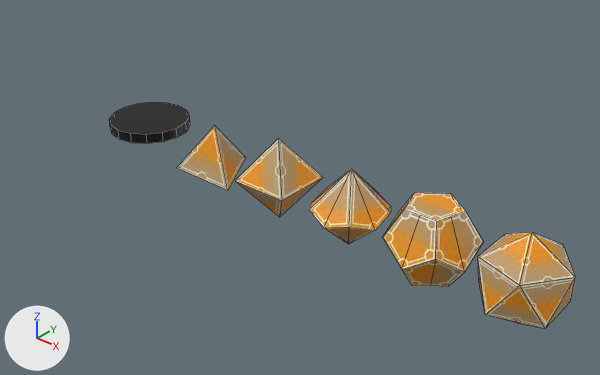
The Blender file Blender/BaseModels.blend, before and after one commit.
Before and after are seen from a 50 mm camera at (13.03, -12.2, 8.73) aimed at (2.24, 0.44, -0.32). The lights are fixed; the arrows at lower left show +X, +Y and +Z. Mesh edges are drawn as thin lines.

Script lines for the objects in view, before the commit:
```python
ob_coin = bpy.data.objects.new('Coin', me_circle_013)
ob_coin.location = (-2.36, 0.0, 0.0)
ob_d10 = bpy.data.objects.new('D10', me_circle_009)
ob_d10.location = (4.0, 0.0, 0.0)
ob_d10.rotation_euler = (0.0, 0.0, 0.628)  # degrees (0, 0, 36)
ob_d12 = bpy.data.objects.new('D12', me_circle_006)
ob_d12.location = (6.0, 0.0, 0.0)
ob_d12.rotation_euler = (0.0, 0.0, 0.628)  # degrees (0, 0, 36)
ob_d20 = bpy.data.objects.new('D20', me_icosphere)
ob_d20.location = (8.0, 0.0, 0.0)
ob_d4 = bpy.data.objects.new('D4', me_circle)
ob_d4.location = (0.0, 0.0, 0.0)
ob_d8 = bpy.data.objects.new('D8', me_cube_002)
ob_d8.location = (2.0, 0.0, 0.0)
# me_circle
# before: 0 (0.0, 1.0, -0.48) at pixel (245, 157), 1 (-0.87, -0.5, -0.48) at pixel (176, 167), 2 (0.87, -0.5, -0.48) at pixel (227, 190), 3 (0.0, 0.0, 0.72) at pixel (214, 125)
```
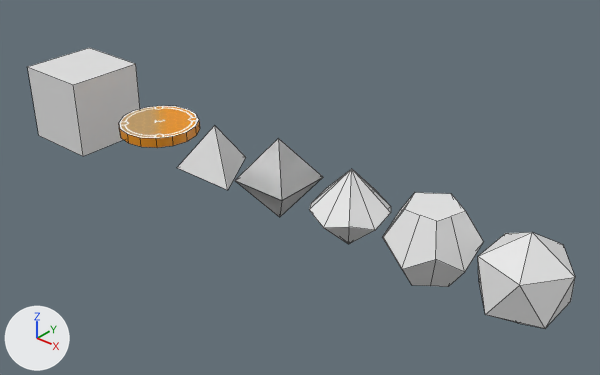
Location of each change, (x1, y1, x2, y2) in pixels of the pictures (600 x 375 px; the box of a moved part takes in the faces that stretch with it):
'Cube', added
    after: (28, 48, 140, 156)
'D20', recoloured, surface changed (orange to white)
    both: (478, 232, 575, 329)
'D12', recoloured, surface changed (orange to white)
    both: (382, 192, 484, 287)
'Coin', recoloured, surface changed, moved (black to orange)
    before: (109, 102, 190, 143)
    after: (119, 106, 200, 148)
part 1 of me_circle, moved or reshaped
    both: (177, 126, 246, 190)
part 3 of me_cube_002, built on
    after: (235, 138, 323, 217)
part 4 of me_cube_002, recoloured (orange)
    before: (235, 138, 323, 217)
part 6 of me_circle_009, recoloured (orange to white)
    both: (309, 169, 391, 244)

Edits to the bpy script that builds the scene:
```text
Add mat_coinmat:
    mat_coinmat = bpy.data.materials.new('CoinMat')
    # uses the picture img_cointex
Change me_circle:
    where me_circle.from_pydata(...)  # 4 vertices, 4 faces; spans x -0.87..0.87, y -0.5..1.0, z -0.48..0.72
    verts and faces of me_circle; kept vertices keep their numbers, new ones are numbered from 4
    remove me_circle.materials.append(mat_d4)
    me_circle part 1
    add delete_faces([(0, 3, 2), (1, 2, 3), (0, 1, 3)])
    add verts[4] = (0.0, 0.0, 0.72)  # pixel (214, 125)
    add verts[5] = (0.0, 0.0, 0.72)  # pixel (214, 125)
    add faces += [(0, 4, 3, 2), (3, 4, 5), (1, 2, 3, 5), (0, 1, 5, 4)]
Change me_icosphere:
    where me_icosphere.from_pydata(...)  # 12 vertices, 20 faces; spans x -0.89..0.89, y -0.85..0.85, z -1.0..1.0
    remove me_icosphere.materials.append(mat_d20_mat)
    me_icosphere part 2: texture (UV) coordinates of 20 of 20 faces, centred in x -0.78..0.78, y -0.74..0.74, z -0.63..0.63, changed; they spanned u 0.04..0.95, v 0.2..0.75 and now span u 0.0..1.0, v 0.0..0.47
Change me_cube_002:
    remove me_cube_002.from_pydata(...)  # 8 vertices, 8 faces, 1 loose edge; spans x -0.7..0.7, y -0.7..0.7, z -1.0..1.0
    add me_cube_002.from_pydata(...)  # 10 vertices, 16 faces; spans x -0.7..0.7, y -0.7..0.7, z -1.0..1.0
    me_cube_002 part 3
    1 vertex is removed from x 0.0, y 0.0, z 1.0
    1 loose edge is deleted
    3 vertices are added at (0.7, -0.7, 0.0), (-0.7, 0.7, 0.0), (-0.7, -0.7, 0.0)
    8 new faces join them
    me_cube_002 part 4: 8 faces spanning x -0.7..0.7, y -0.7..0.7, z -1.0..1.0 switch from mat_d8_mat to no material
Change me_circle_006:
    where me_circle_006.from_pydata(...)  # 30 vertices, 22 faces; spans x -0.95..0.95, y -1.0..1.0, z -0.73..0.81
    used by ob_d12; location = (6.0, 0.0, 0.0); rotation_euler = (0.0, 0.0, 0.628), in degrees (0, 0, 36)
    remove me_circle_006.materials.append(mat_d12_mat)
    me_circle_006 part 5: texture (UV) coordinates of 22 of 22 faces, centred in x -0.73..0.73, y -0.7..0.7, z -0.73..0.81, changed; they spanned u 0.32..0.63, v 0.14..0.74 and now span u 0.0..0.0, v 0.0..0.0
Change me_circle_009:
    where me_circle_009.from_pydata(...)  # 12 vertices, 20 faces; spans x -0.85..0.85, y -0.88..0.9, z -0.91..0.92
    used by ob_d10; location = (4.0, 0.0, 0.0); rotation_euler = (0.0, 0.0, 0.628), in degrees (0, 0, 36)
    me_circle_009 part 6: 20 faces spanning x -0.85..0.85, y -0.88..0.9, z -0.91..0.92 switch from mat_d10_mat to no material
Change me_circle_013:
    where me_circle_013.from_pydata(...)  # 32 vertices, 18 faces; spans x -1.0..1.0, y -1.0..1.0, z 0.0..0.25
    remove me_circle_013.materials.append(mat_coin)
    me_circle_013 part 7: texture (UV) coordinates of 18 of 18 faces, centred in x -0.96..0.96, y -0.96..0.96, z 0.0..0.25, changed; they spanned u 0.01..0.92, v 0.0..1.0 and now span u 0.01..1.0, v 0.0..1.0
    add me_circle_013.materials.append(mat_coinmat)
Change ob_coin:
    ob_coin.location: (-2.36, 0.0, 0.0) -> (-2.0, 0.0, 0.0)
Add ob_cube:
    ob_cube = bpy.data.objects.new('Cube', me_cube)  # a box spanning x -1.0..1.0, y -1.0..1.0, z -1.0..1.0; in mat_material_001 (its picture is missing)
    ob_cube.location = (-5.0, 0.0, 0.0)
```
